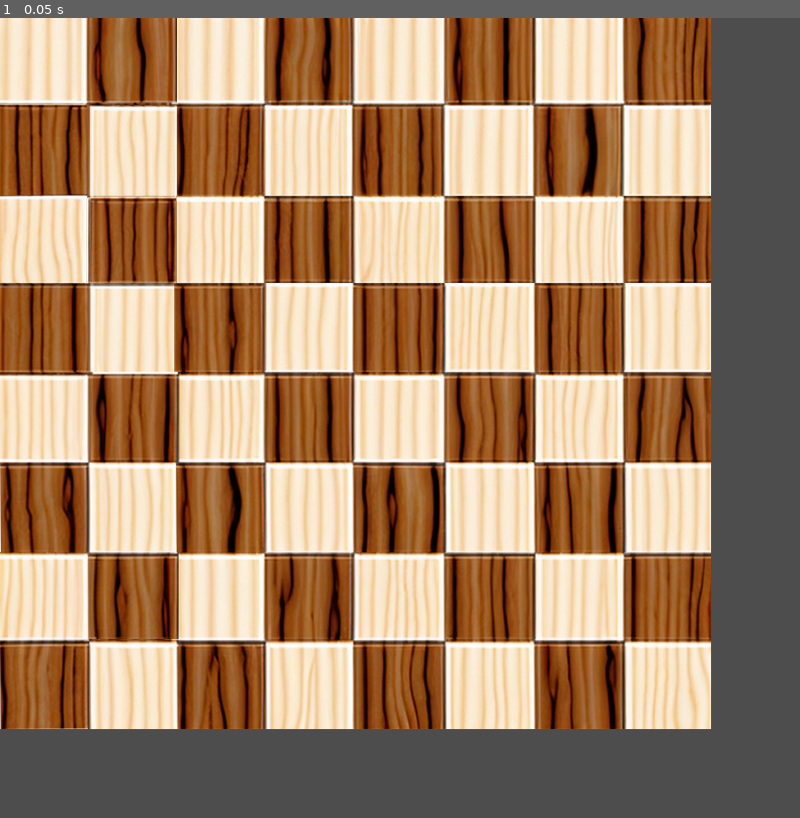
Above: before the commit, frame 1.
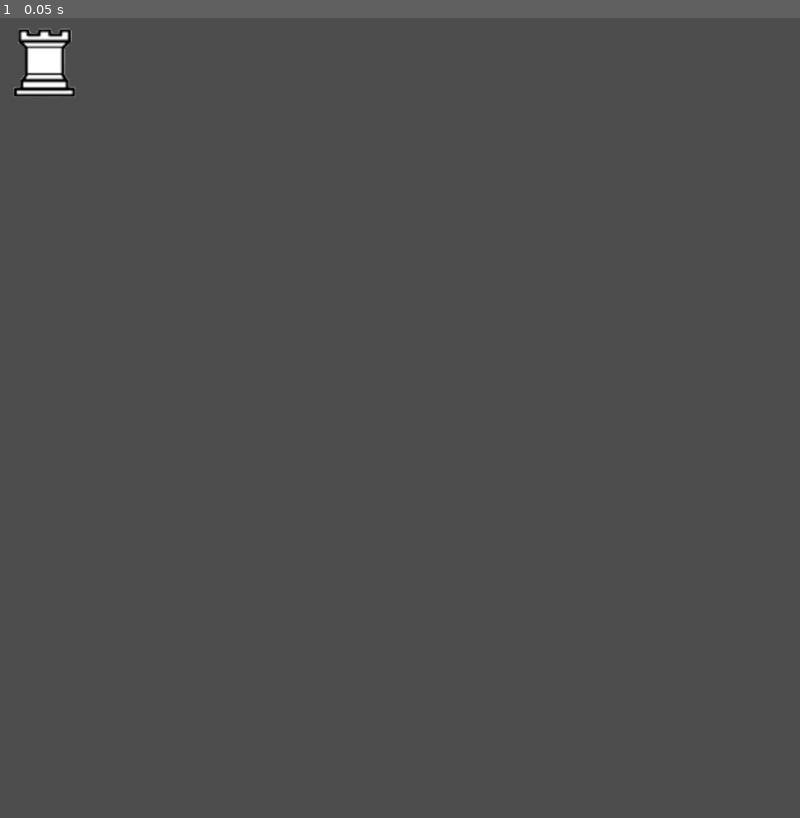
Above: after the commit, the same moment.

Repository: FabriceValmont/ChessGame-in-Godot4
Game: Godot game, scene res://Scene/rook.tscn
The game is run twice, just before and just after one commit, with the same random seed, the same clock (stepped at 60 frames per second) and the same inputs. Before the commit the project starts from res://Scene/chess_board.tscn.
Inputs:
- Up to frame 1 (0.05 s): no input

The runs differ from the first frame. In frame 1, 79% of the frame differs, in the area x 0-89%, y 0-89%.

Commit message:
test Drag and Drop

Diff:
--- /dev/null
+++ b/Scene/rook.tscn
@@ -0,0 +1,9 @@
+[gd_scene load_steps=3 format=3 uid="uid://bhwoq0ccj15bk"]
+
+[ext_resource type="Texture2D" uid="uid://dnqtha6t7oxwj" path="res://Sprite/rook_white.png" id="1_l0ogf"]
+[ext_resource type="Script" path="res://Script/rook.gd" id="2_jh56t"]
+
+[node name="Rook" type="Sprite2D"]
+texture = ExtResource("1_l0ogf")
+centered = false
+script = ExtResource("2_jh56t")
--- /dev/null
+++ b/Script/rook.gd
@@ -0,0 +1,41 @@
+extends Sprite2D
+
+var dragging = false
+var click_radius = 100
+
+
+func _ready():
+	pass
+
+func _process(delta):
+	pass
+
+func _input(event):
+	if event is InputEventMouseButton and event.button_index == MOUSE_BUTTON_LEFT:
+		if (event.position - self.position).length() < click_radius:
+			# Start dragging if the click is on the sprite.
+			if not dragging and event.pressed:
+				dragging = true
+		# Stop dragging if the button is released.
+		if dragging and not event.pressed:
+			if global_position.x <= 300:
+				self.position.x = 0
+				self.position.y = 0
+			else:
+				self.position.x = 300
+				self.position.y = 0
+			dragging = false
+
+	if event is InputEventMouseMotion and dragging:
+		# While dragging, move the sprite with the mouse.
+		self.position = event.position
+
+#	var mouse_pos = get_local_mouse_position()
+#	if event is InputEventMouseButton and event.button_index == MOUSE_BUTTON_LEFT:
+#		if mouse_pos.x >= 0 and mouse_pos.x <= texture.get_width()\
+#		and mouse_pos.y >= 0 and mouse_pos.y <= texture.get_height():
+#			if event.is_pressed():
+#				global_position.x = get_global_mouse_position().x
+#				global_position.y = get_global_mouse_position().y
+#				print(MOUSE_BUTTON_LEFT)
+#				print("click")
--- a/project.godot
+++ b/project.godot
@@ -11,7 +11,7 @@
 [application]
 
 config/name="GodsChess_PC"
-run/main_scene="res://Scene/chess_board.tscn"
+run/main_scene="res://Scene/rook.tscn"
 config/features=PackedStringArray("4.1", "Forward Plus")
 config/icon="res://Sprite/Logo_GodsChess.png"
 
Not shown: 1 places in Scene/chess_board.tscn that only renumber resources
Binary file added: Sprite/rook_white.png
Not shown, added: Sprite/rook_white.png.import
